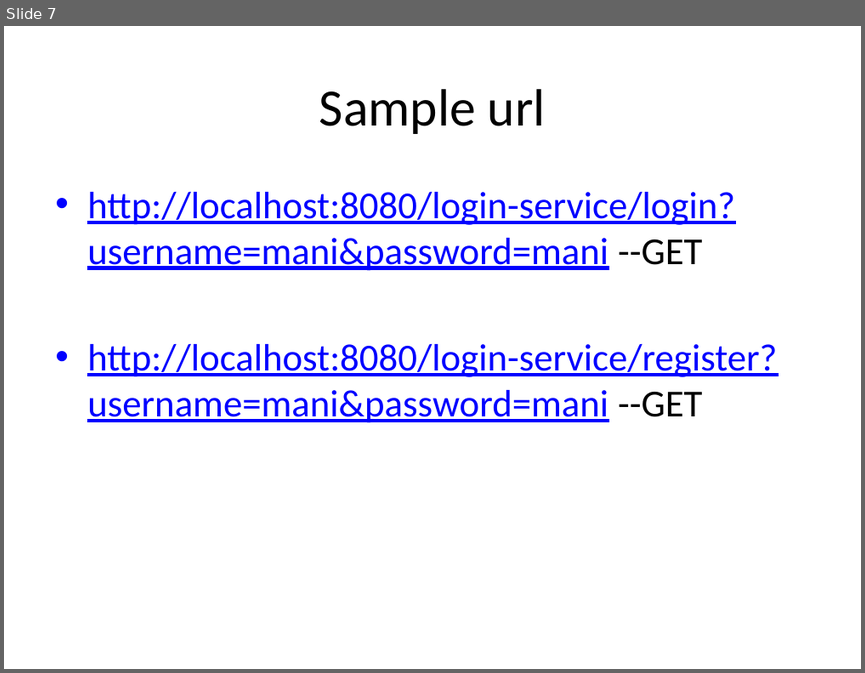
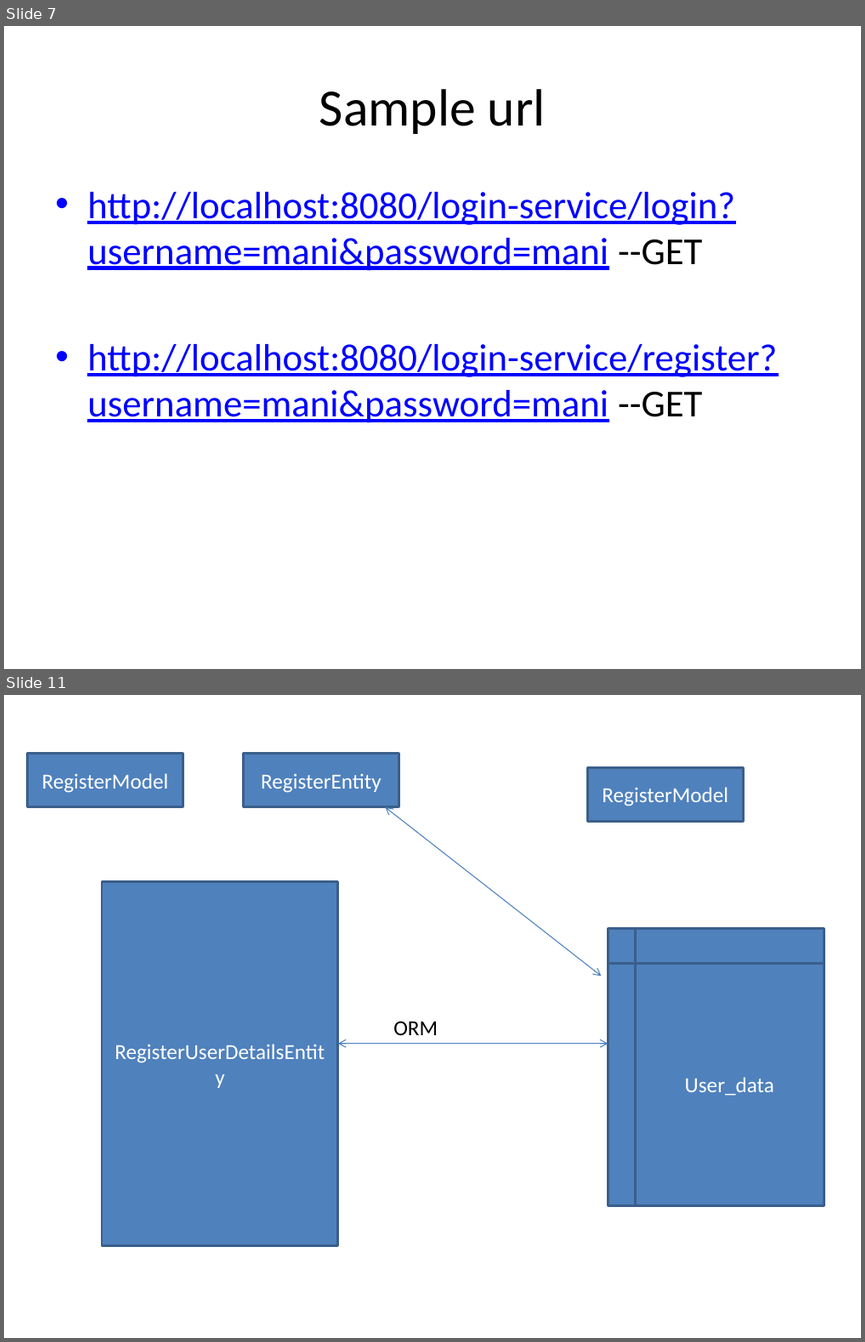
Before and after one commit to shiva3110/Finance-Management-service, a slide deck: notes/SpringbootPPT.pptx. Shown one above the other, each under a label of ours: slide 7 before the commit, slides 7 and 11 after it; the slides between them are not shown. The pictures are 865x673 and 865x1342 pixels, drawn with LibreOffice and Linux fonts; fonts in the diff are those of the drawing. Boxes give left, top, right and bottom in pixels: in the first picture for what was removed or moved away, otherwise in the second. Text is boxed around its words. In the diff, an @@ line names an element or a change of style, - is before the commit and + after.

```diff
--- a/notes/SpringbootPPT.pptx
+++ b/notes/SpringbootPPT.pptx
@@ slide 11 added at [4,695,861,1338], background #FFFFFF @@
@@ rectangle added at [28,754,183,807], fill #4F81BD, outline #3A5F8C 2 pt, 18 pt, text #FFFFFF @@
+RegisterModel
@@ rectangle added at [244,754,399,807], fill #4F81BD, outline #3A5F8C 2 pt, 18 pt, text #FFFFFF @@
+RegisterEntity
@@ rectangle added at [587,768,743,822], fill #4F81BD, outline #3A5F8C 2 pt, 18 pt, text #FFFFFF @@
+RegisterModel
@@ double arrow added from (386, 807) to (602, 976), #4B7EBC 0.75 pt @@
@@ rectangle added at [102,882,338,1246], fill #4F81BD, outline #3A5F8C 2 pt, 18 pt, text #FFFFFF @@
+RegisterUserDetailsEntity
@@ flow chart internal storage added at [608,929,824,1206], fill #4F81BD, outline #3A5F8C 2 pt, 18 pt, text #FFFFFF @@
+User_data
@@ text added at [393,1021,438,1035], 18 pt, text #000000 @@
+ORM
@@ double arrow added from (338, 1043) to (608, 1043), #4B7EBC 0.75 pt @@
```
Also in this commit, not shown: 9 other slides added, 7 other files.
